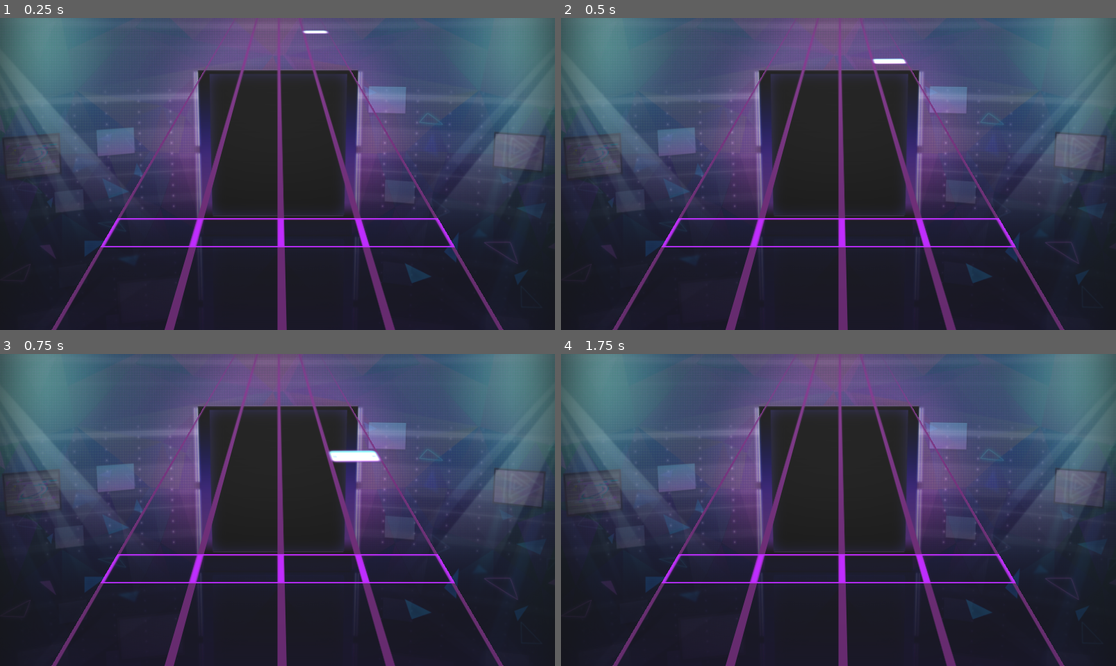
Above: before the commit, frames 1-4 (two rows, left to right).
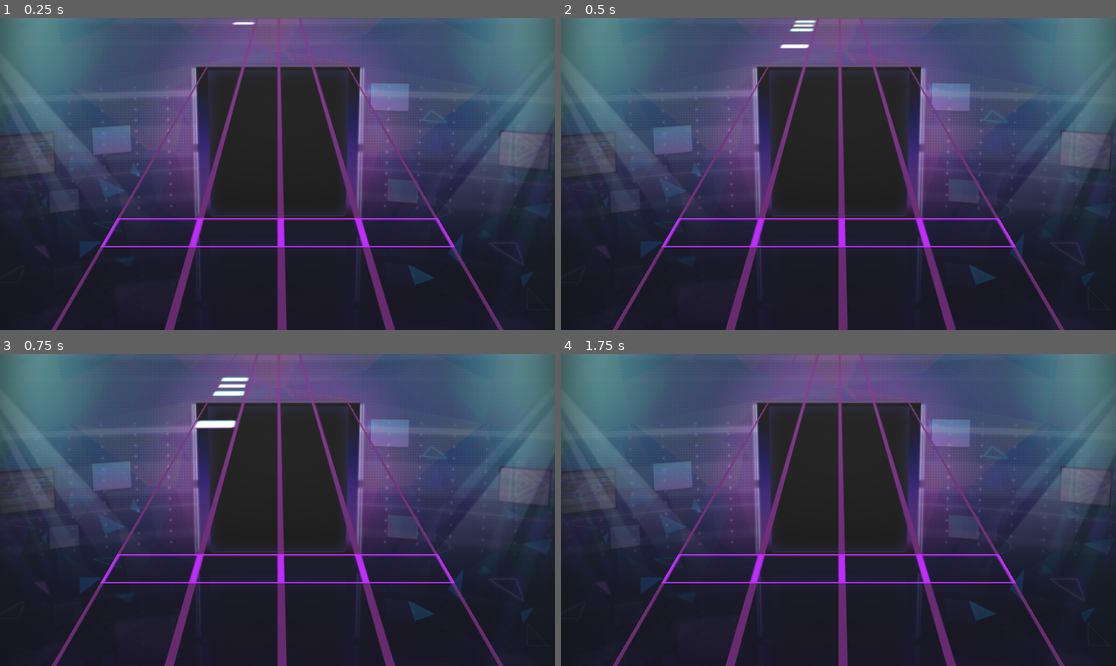
Above: after the commit, the same moments.

Repository: starexplorer21/RhythmHero
Game: Godot game, scene res://assets/RhythmGame.tscn
Same seed, same stepped clock (60 frames per second), same inputs: the game is played once before the commit and once after it.
Inputs:
- Up to frame 1 (0.25 s): no input
- Up to frame 2 (0.5 s): no input
- Up to frame 3 (0.75 s): tap Q (lane1) at 0.6 s
- Up to frame 4 (1.75 s): tap W (lane2) at 0.8, 1.35 s; tap O (lane3) at 1.55 s

The runs differ from the first frame. In frame 1, 2.8% of the frame differs, in the area x 0-100%, y 0-86%; in frame 2, 3.0%; in frame 3, 3.4%; in frame 4, 2.7%.

Commit message:
Map Creation complete
Completed the creation of the beatmap from a file

Diff:
--- a/assets/RhythmGame.tscn
+++ b/assets/RhythmGame.tscn
@@ -4,7 +4,6 @@
 [ext_resource type="Texture2D" uid="uid://b3g6ka5bke5o5" path="res://resources/default.png" id="2_x2yj1"]
 [ext_resource type="Texture2D" uid="uid://07aiysk230jf" path="res://resources/hit-area.png" id="3_seyps"]
 [ext_resource type="Script" path="res://scripts/GameManager.gd" id="4_m0ims"]
-[ext_resource type="PackedScene" uid="uid://d15t00gwcn53r" path="res://assets/note.tscn" id="4_ndegh"]
 [ext_resource type="PackedScene" uid="uid://dan5a8knvkhrm" path="res://assets/lane_judge.tscn" id="6_hmagr"]
 
 [sub_resource type="StandardMaterial3D" id="StandardMaterial3D_nrqpv"]
@@ -30,11 +29,11 @@
 
 [sub_resource type="PlaneMesh" id="PlaneMesh_0fgnh"]
 
+[sub_resource type="BoxShape3D" id="BoxShape3D_y28hd"]
+size = Vector3(1.79095, 1, 1)
+
 [node name="RhythmGame" type="Node3D"]
 script = ExtResource("4_m0ims")
-
-[node name="Note" parent="." instance=ExtResource("4_ndegh")]
-transform = Transform3D(1, 0, 0, 0, 1, 0, 0, 0, 1, 3, 0, -19.5)
 
 [node name="Road" type="MeshInstance3D" parent="."]
 transform = Transform3D(4, 0, 0, 0, 1, 0, 0, 0, 11, 0, 0, -8.12168)
@@ -48,7 +47,7 @@
 size = 10.0
 
 [node name="Background" type="MeshInstance3D" parent="."]
-transform = Transform3D(41, 0, 0, 0, 22.8172, -15.0452, 0, 15.0452, 22.8172, 0.0749443, -16.1988, -4.80364)
+transform = Transform3D(42, 0, 0, 0, 23.3741, -15.4124, 0, 15.4124, 23.3741, 0.0749443, -16.1988, -4.80364)
 material_override = SubResource("StandardMaterial3D_y5i5g")
 gi_lightmap_scale = 3
 mesh = SubResource("PlaneMesh_sgfrx")
@@ -58,6 +57,13 @@
 light_energy = 16.0
 omni_range = 4096.0
 omni_shadow_mode = 0
+
+[node name="Camera3D2" type="Camera3D" parent="."]
+transform = Transform3D(1, 0, 0, 0, 0.339182, 0.940721, 0, -0.940721, 0.339182, 0, 17.9435, -0.510685)
+visible = false
+attributes = SubResource("CameraAttributesPractical_kphdp")
+fov = 92.0
+size = 10.0
 
 [node name="Judger" type="Node3D" parent="."]
 transform = Transform3D(1, 0, 0, 0, 1, 0, 0, 0, 1, 0, 0, 1.24265)
@@ -78,3 +84,34 @@
 
 [node name="LaneJudge4" parent="Judger" instance=ExtResource("6_hmagr")]
 transform = Transform3D(1, 0, 0, 0, 1, 0, 0, 0, 1, 3.00168, 0, 0)
+
+[node name="Queuer" type="Node3D" parent="."]
+
+[node name="LaneQueue1" type="Area3D" parent="Queuer"]
+transform = Transform3D(1, 0, 0, 0, 1, 0, 0, 0, 1, -2.95, 0, -3)
+
+[node name="CollisionShape3D" type="CollisionShape3D" parent="Queuer/LaneQueue1"]
+shape = SubResource("BoxShape3D_y28hd")
+
+[node name="LaneQueue2" type="Area3D" parent="Queuer"]
+transform = Transform3D(1, 0, 0, 0, 1, 0, 0, 0, 1, -0.9, 0, -3)
+
+[node name="CollisionShape3D" type="CollisionShape3D" parent="Queuer/LaneQueue2"]
+shape = SubResource("BoxShape3D_y28hd")
+
+[node name="LaneQueue3" type="Area3D" parent="Queuer"]
+transform = Transform3D(1, 0, 0, 0, 1, 0, 0, 0, 1, 1.05, 0, -3)
+
+[node name="CollisionShape3D" type="CollisionShape3D" parent="Queuer/LaneQueue3"]
+shape = SubResource("BoxShape3D_y28hd")
+
+[node name="LaneQueue4" type="Area3D" parent="Queuer"]
+transform = Transform3D(1, 0, 0, 0, 1, 0, 0, 0, 1, 3, 0, -3)
+
+[node name="CollisionShape3D" type="CollisionShape3D" parent="Queuer/LaneQueue4"]
+shape = SubResource("BoxShape3D_y28hd")
+
+[connection signal="body_entered" from="Queuer/LaneQueue1" to="." method="_on_lane_queue_1_body_entered"]
+[connection signal="body_entered" from="Queuer/LaneQueue2" to="." method="_on_lane_queue_2_body_entered"]
+[connection signal="body_entered" from="Queuer/LaneQueue3" to="." method="_on_lane_queue_3_body_entered"]
+[connection signal="body_entered" from="Queuer/LaneQueue4" to="." method="_on_lane_queue_4_body_entered"]
--- a/maps/Awake Now/map.json
+++ b/maps/Awake Now/map.json
@@ -1 +1 @@
-{ "song_name": "Awake Now", "lane1": [], "lane2": [], "lane3": [], "lane4": [] }
+{ "song_name": "Awake Now", "lane1": [1,0,0,2,3,4], "lane2": [], "lane3": [], "lane4": [] }
--- a/scripts/GameManager.gd
+++ b/scripts/GameManager.gd
@@ -1,12 +1,15 @@
 extends Node3D
 
-var lane1X = -2.95
+var start = -19.5
 
-var lane2X = -0.9
+enum lanes {lane1, lane2, lane3, lane4}
 
-var lane3X = 1.05
-
-var lane4X = 3
+const lane_x = {
+	lanes.lane1 : -2.95,
+	lanes.lane2 : -0.9,
+	lanes.lane3 : 1.05,
+	lanes.lane4 : 3
+	}
 
 var lane1 = []
 var lane1_is_held = false
@@ -20,17 +23,58 @@
 var lane4 = []
 var lane4_is_held = false
 
-var path = "res:/maps/"+"Awake Now"+"/"
-var song = "path" + "song.mp3"
-var map = "path" + "map.json"
+var path = "res://maps/"+Global.map+"/"
+var song = path + "song.mp3"
+var map = path + "map.json"
+
+var bpm = 117
 
 # Called when the node enters the scene tree for the first time.
 func _ready():
+	load_song()
 	var music_player = AudioStreamPlayer.new()
 	music_player.stream = load(song)
 	add_child(music_player)
 	music_player.play()
-	load_song()
+
+func load_lane(dict, lane):
+	var note = preload("res://assets/note.tscn")
+	var hold_start = preload("res://assets/hold_note_start.tscn")
+	var hold_inter = preload("res://assets/hold_note_intermediate.tscn")
+	var hold_end = preload("res://assets/hold_note_end.tscn")
+	var lane_notes = dict[lanes.keys()[lane]]
+	var note_start = start
+	for i in range(lane_notes.size()):
+
+		if lane_notes[i] == 1:
+			var cur_note = note.instantiate()
+			add_child(cur_note)
+			var move_by = (((bpm/60.0)/16.0) * 19.5)
+			cur_note.position.x = lane_x[lane]
+			cur_note.position.z = start - move_by
+
+		elif lane_notes[i] == 2:
+			var cur_note = hold_start.instantiate()
+			add_child(cur_note)
+			var move_by = (((bpm/60.0)/16.0) * 19.5)
+			cur_note.position.x = lane_x[lane]
+			cur_note.position.z = note_start - move_by
+
+		elif lane_notes[i] == 3:
+			var cur_note = hold_inter.instantiate()
+			add_child(cur_note)
+			var move_by = (((bpm/60.0)/16.0) * 19.5)
+			cur_note.position.x = lane_x[lane]
+			cur_note.position.z = note_start - move_by
+
+		elif lane_notes[i] == 4:
+			var cur_note = hold_end.instantiate()
+			add_child(cur_note)
+			var move_by = (((bpm/60.0)/16.0) * 19.5)
+			cur_note.position.x = lane_x[lane]
+			cur_note.position.z = note_start - move_by
+
+		note_start -= (((bpm/60.0)/32.0) * 19.5)
 
 func load_song():
 	if not FileAccess.file_exists(map):
@@ -39,7 +83,10 @@
 
 	var load_file = FileAccess.open(map, FileAccess.READ)
 	var dict = JSON.parse_string(load_file.get_as_text())
-	print(dict)
+	load_lane(dict, lanes.lane1)
+	load_lane(dict, lanes.lane2)
+	load_lane(dict, lanes.lane3)
+	load_lane(dict, lanes.lane4)
 
 
 func save():
@@ -81,13 +128,11 @@
 	var lane_pointer = lane.size()-1
 	if lane.size()-1 < 0:
 		lane_pointer = 0
-
 	if !lane.is_empty():
 		if !is_instance_valid(lane[lane_pointer]):
 			lane.pop_back()
 
 		if Input.is_action_just_pressed(laneHit):
-			print("hi")
 			print(lane[lane_pointer].get_judge()) #replace with showing judgement later
 			lane[lane_pointer].hit()
 			if lane[lane_pointer].get_type() == "hold_start":
@@ -119,3 +164,19 @@
 	judge_lane(2)
 	judge_lane(3)
 	judge_lane(4)
+
+
+func _on_lane_queue_1_body_entered(body):
+	lane1.push_front(body)
+
+
+func _on_lane_queue_2_body_entered(body):
+	lane2.push_front(body)
+
+
+func _on_lane_queue_3_body_entered(body):
+	lane3.push_front(body)
+
+
+func _on_lane_queue_4_body_entered(body):
+	lane4.push_front(body)
--- a/scripts/note.gd
+++ b/scripts/note.gd
@@ -5,7 +5,7 @@
 
 # Called when the node enters the scene tree for the first time.
 func _ready():
-	pass
+	move_and_collide(move)
 
 # Called every frame. 'delta' is the elapsed time since the previous frame.
 func _process(delta):
